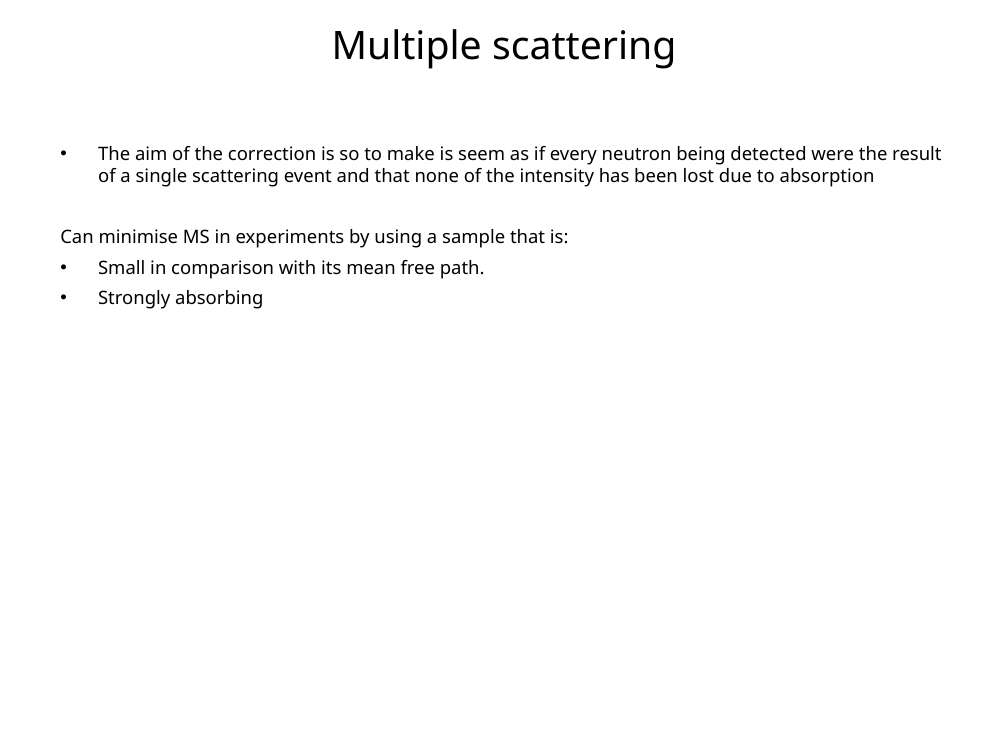
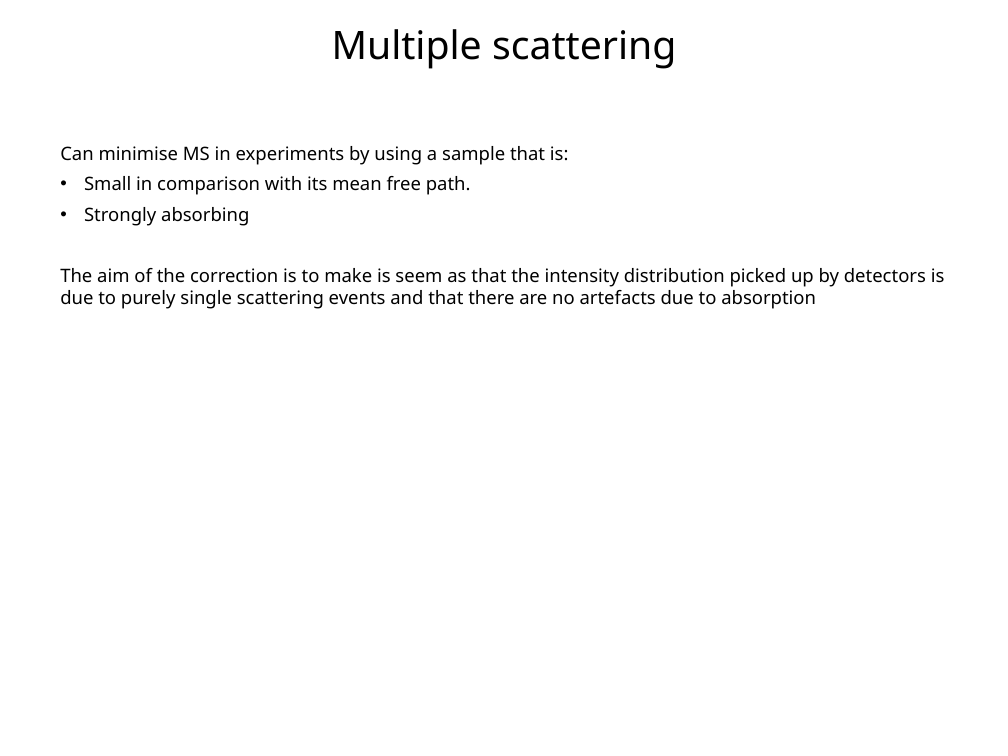
Before and after one commit to mantidproject/documents, a slide deck: slide 2 of Presentations/Multiple Scattering Presentation/Investigating multiple scattering with McStas.ppt. Drawn at 1008x756 pixels with LibreOffice and Linux fonts; fonts in the diff are those of the drawing; background and template pictures are left out. Boxes give left, top, right and bottom in pixels: in the first picture for what was removed or moved away, otherwise in the second. Text is boxed around its words. In the diff, an @@ line names an element or a change of style, - is before the commit and + after.

```diff
--- a/Presentations/Multiple Scattering Presentation/Investigating multiple scattering with McStas.ppt
+++ b/Presentations/Multiple Scattering Presentation/Investigating multiple scattering with McStas.ppt
@@ text at (60, 146, 569, 226): indent changed @@
@@ text at (98, 146, 941, 187): paragraph removed @@
-• The aim of the correction is so to make is seem as if every neutron being detected were the result of a single scattering event and that none of the intensity has been lost due to absorption
@@ text at (60, 268, 945, 309): paragraph added @@
+The aim of the correction is to make is seem as that the intensity distribution picked up by detectors is due to purely single scattering events and that there are no artefacts due to absorption
```
Also in this commit, not shown: 4 other slides changed, 4 slides added, 1 slide removed.
